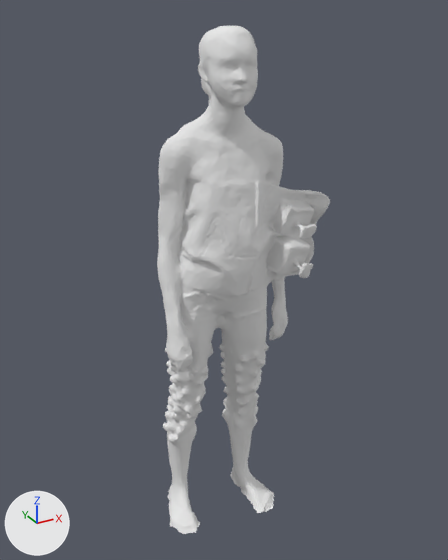
What one commit did to the FBX model outfits/outfit9/outfit9 animated.fbx.
Before and after are seen from a 50 mm lens placed at (-0.845, -1.568, 0.88), pointed at (0.029, 0.021, 0.085). The lights are fixed; the arrows at lower left show +X, +Y and +Z. Where no turn or scale is listed for an object, it has been applied to the vertices. Vertices at the same position are counted once.
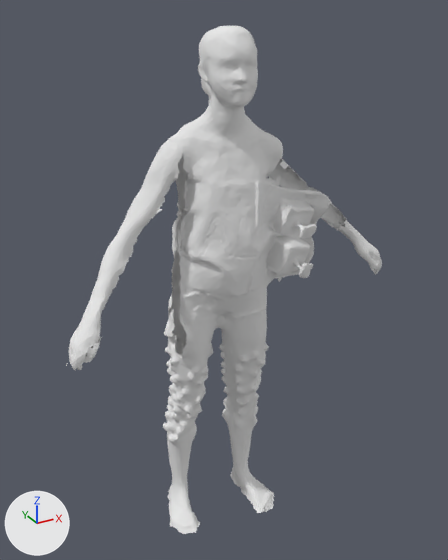
What differs and where, as boxes [x1, y1, x2, y2] in the pictures (448 x 560 px):
'Mesh_0', reshaped: before [157, 25, 330, 534]; after [163, 25, 330, 534]
'Mesh_0.001', added: after [66, 139, 183, 370]
'Mesh_0.004', added: after [268, 158, 382, 275]
part 1 of me_mesh_0, cut back: before [157, 138, 193, 372]; after [164, 185, 182, 356]
part 2 of me_mesh_0, cut back: before [269, 156, 288, 340]

Patch to the scene script:
```diff
--- a/outfits/outfit9/outfit9 animated.fbx.py
+++ b/outfits/outfit9/outfit9 animated.fbx.py
@@ me_mesh_0 @@
 # used by ob_mesh_0; location = (0.024, 0.009, 0.306)
-me_mesh_0.from_pydata(...)  # 19755 vertices, 39397 faces; spans x -0.23..0.31, y -0.18..0.15, z -1.12..0.53
+me_mesh_0.from_pydata(...)  # 17686 vertices, 34851 faces; spans x -0.23..0.31, y -0.18..0.15, z -1.12..0.53
+# me_mesh_0 part 1: 51 vertices moved within x -0.19..-0.14, y -0.04..0.05, z -0.41..0.1; 1370 vertices removed from x -0.23..-0.14, y -0.12..0.06, z -0.45..0.24; 120 vertices added at x -0.2..-0.17, y -0.01..0.06, z -0.38..-0.28
+# me_mesh_0 part 2: 5 vertices moved within x 0.17..0.22, y -0.02..0.03, z -0.22..0.05; 819 vertices removed from x 0.13..0.23, y -0.06..0.07, z -0.47..0.18
 me_mesh_0.materials.append(mat_material_0)
@@ me_mesh_0_001 @@
+me_mesh_0_001.from_pydata(...)  # 1533 vertices, 2769 faces; spans x -0.416..-0.003, y -0.141..0.121, z -0.277..0.286
+me_mesh_0_001.materials.append(mat_material_0)  # white #e7e7e7
@@ me_mesh_0_004 @@
+me_mesh_0_004.from_pydata(...)  # 964 vertices, 1777 faces; spans x 0.019..0.44, y -0.119..0.089, z -0.242..0.263
+me_mesh_0_004.materials.append(mat_material_0)  # white #e7e7e7
@@ ob_mesh_0_001 @@
+ob_mesh_0_001 = bpy.data.objects.new('Mesh_0.001', me_mesh_0_001)
+ob_mesh_0_001.location = (-0.107, -0.047, 0.264)
@@ ob_mesh_0_004 @@
+ob_mesh_0_004 = bpy.data.objects.new('Mesh_0.004', me_mesh_0_004)
+ob_mesh_0_004.location = (0.132, -0.007, 0.284)
```
